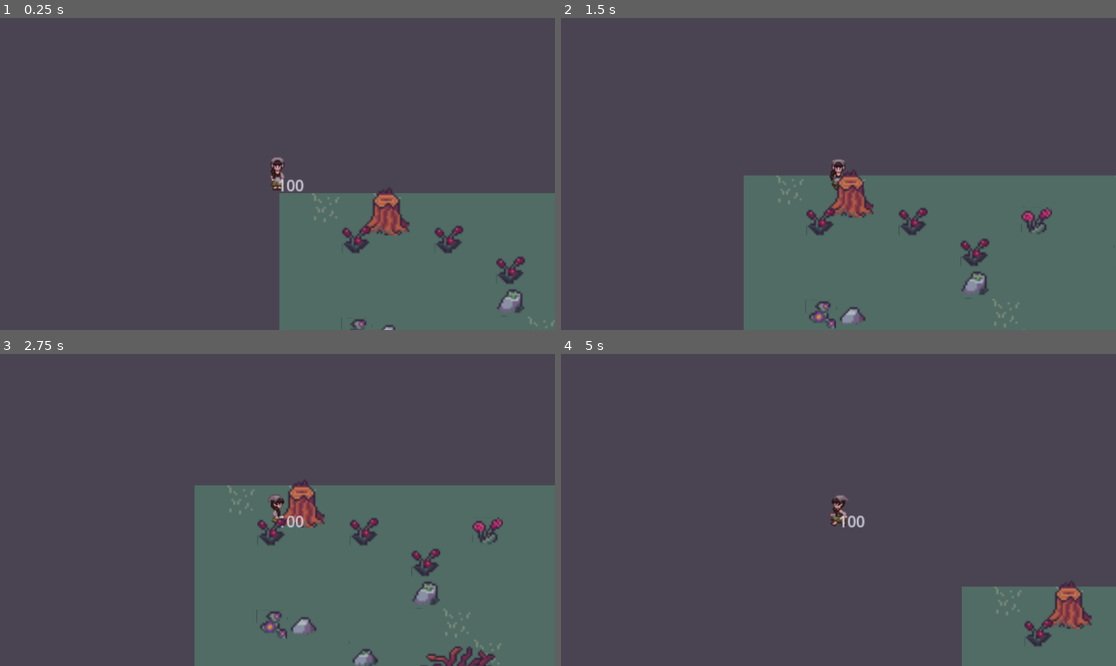
Above: before the commit, frames 1-4 (two rows, left to right).
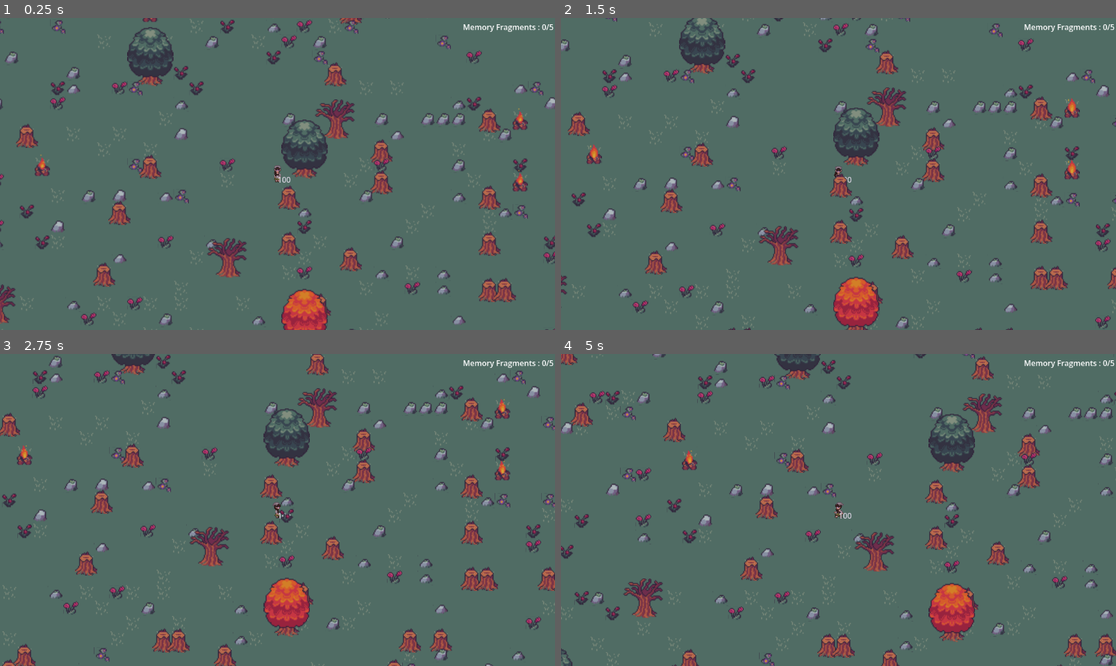
Above: after the commit, the same moments.

Repository: Anishax11/Procedural-World-Generation-Prototype
Game: Godot game, scene res://scenes/world.tscn
Same seed, same stepped clock (60 frames per second), same inputs: the game is played once before the commit and once after it.
Inputs (mouse positions are in pixels of both pictures, inside the frame that each line leads up to):
- Up to frame 1 (0.25 s): no input
- Up to frame 2 (1.5 s): hold D (Right) 0.53-1.28 s; hold F (Base Attack) 0.53-1.28 s; click (838, 174) at 0.67 s; move the mouse to (727, 189) at 1.27 s; hold S (Down) from 1.28 s (still down); tap F (Base Attack) at 1.35 s; click (727, 189) at 1.42 s
- Up to frame 3 (2.75 s): move the mouse to (333, 441) at 2.02 s; release S (Down) at 2.03 s; hold D (Right) from 2.03 s (still down); hold Shift (Shift) from 2.03 s (still down); click (333, 441) at 2.17 s; tap F (Base Attack) at 2.3 s
- Up to frame 4 (5 s): move the mouse to (810, 572) at 2.77 s; release D (Right) at 2.78 s; release Shift (Shift) at 2.78 s; hold Up (Up) 2.78-3.53 s; tap F (Base Attack) at 2.85, 4.55 s; click (810, 572) at 2.92 s; move the mouse to (1005, 556) at 3.52 s; hold F (Base Attack) 3.53-4.28 s; hold A (Left) from 3.53 s (still down); click (1005, 556) at 3.67 s; move the mouse to (672, 463) at 4.27 s; tap Shift (Shift) at 4.35 s; click (672, 463) at 4.42 s

The runs differ from the first frame. In frame 1, 78% of the frame differs, in the area x 0-100%, y 0-100%; in frame 2, 69%; in frame 3, 67%; in frame 4, 91%.

Commit message:
Fix enemy state transition bug

Diff:
--- a/project.godot
+++ b/project.godot
@@ -18,6 +18,10 @@
 run/main_scene="res://scenes/world.tscn"
 config/features=PackedStringArray("4.6", "Forward Plus")
 config/icon="res://icon.svg"
+
+[autoload]
+
+GlobalCanvasLayer="*uid://c7iqwq2gh2scc"
 
 [input]
 
--- /dev/null
+++ b/scenes/canvas_layer.tscn
@@ -0,0 +1,32 @@
+[gd_scene format=3 uid="uid://b2s007r14dj0j"]
+
+[ext_resource type="Script" uid="uid://c7iqwq2gh2scc" path="res://scripts/canvas_layer.gd" id="1_c4rma"]
+
+[node name="CanvasLayer" type="CanvasLayer" unique_id=1141401495]
+script = ExtResource("1_c4rma")
+
+[node name="ColorRect" type="ColorRect" parent="." unique_id=639344462]
+anchors_preset = 15
+anchor_right = 1.0
+anchor_bottom = 1.0
+grow_horizontal = 2
+grow_vertical = 2
+scale = Vector2(1.29523, 1.05288)
+mouse_filter = 2
+color = Color(0.278197, 0.164464, 0.453899, 0.243137)
+
+[node name="MemoryFragments" type="Control" parent="." unique_id=73411730]
+layout_mode = 3
+anchors_preset = 1
+anchor_left = 1.0
+anchor_right = 1.0
+offset_left = -191.0
+offset_top = 7.0
+offset_bottom = 35.0
+grow_horizontal = 0
+
+[node name="MemoryLabel" type="Label" parent="MemoryFragments" unique_id=1290780572]
+layout_mode = 0
+offset_right = 40.0
+offset_bottom = 23.0
+text = "Memory Fragments : 0/5"
--- a/scenes/enemy.tscn
+++ b/scenes/enemy.tscn
@@ -106,7 +106,6 @@
 
 [node name="AnimatedSprite2D" type="AnimatedSprite2D" parent="." unique_id=1371255864]
 sprite_frames = SubResource("SpriteFrames_md484")
-animation = &"pushed"
 autoplay = "default"
 
 [node name="CollisionShape2D" type="CollisionShape2D" parent="." unique_id=1434268243]
@@ -133,5 +132,3 @@
 
 [node name="Range" type="CollisionShape2D" parent="EnemyStateMachine" unique_id=156491729]
 shape = SubResource("CircleShape2D_c4w8v")
-
-[connection signal="input_event" from="HitBoxComponent" to="." method="_on_hit_box_component_input_event"]
--- /dev/null
+++ b/scenes/memory_fragment.tscn
@@ -0,0 +1,49 @@
+[gd_scene format=3 uid="uid://c3hyvh3gm8dmr"]
+
+[ext_resource type="Script" uid="uid://b3d3k5puhwd30" path="res://scripts/memory_fragment.gd" id="1_id57q"]
+[ext_resource type="Texture2D" uid="uid://wvsc1bav70r4" path="res://sprites/RPG Maker MV and MZ/!$Fire and Water.png" id="2_qyr3t"]
+
+[sub_resource type="AtlasTexture" id="AtlasTexture_82mqf"]
+atlas = ExtResource("2_qyr3t")
+region = Rect2(48, 96, 48, 96)
+
+[sub_resource type="AtlasTexture" id="AtlasTexture_w5162"]
+atlas = ExtResource("2_qyr3t")
+region = Rect2(192, 96, 48, 96)
+
+[sub_resource type="AtlasTexture" id="AtlasTexture_m7hr6"]
+atlas = ExtResource("2_qyr3t")
+region = Rect2(336, 96, 48, 96)
+
+[sub_resource type="SpriteFrames" id="SpriteFrames_giu35"]
+animations = [{
+"frames": [{
+"duration": 1.0,
+"texture": SubResource("AtlasTexture_82mqf")
+}, {
+"duration": 1.0,
+"texture": SubResource("AtlasTexture_w5162")
+}, {
+"duration": 1.0,
+"texture": SubResource("AtlasTexture_m7hr6")
+}],
+"loop": true,
+"name": &"default",
+"speed": 5.0
+}]
+
+[sub_resource type="CapsuleShape2D" id="CapsuleShape2D_4jruc"]
+
+[node name="MemoryFragment" type="Area2D" unique_id=98576464]
+script = ExtResource("1_id57q")
+
+[node name="AnimatedSprite2D" type="AnimatedSprite2D" parent="." unique_id=1580197563]
+sprite_frames = SubResource("SpriteFrames_giu35")
+autoplay = "default"
+frame_progress = 0.15092227
+
+[node name="CollisionShape2D" type="CollisionShape2D" parent="." unique_id=980952136]
+position = Vector2(0, 17)
+shape = SubResource("CapsuleShape2D_4jruc")
+
+[connection signal="body_entered" from="." to="." method="_on_body_entered"]
--- a/scenes/player.tscn
+++ b/scenes/player.tscn
@@ -3,6 +3,7 @@
 [ext_resource type="Script" uid="uid://ddwnyhge1jsx3" path="res://scripts/player.gd" id="1_h6082"]
 [ext_resource type="Texture2D" uid="uid://b5mqdlrh2vga4" path="res://sprites/MemaoCharacterFantasySpritePack/001.png" id="1_xo3ly"]
 [ext_resource type="PackedScene" uid="uid://dqthdfcpxpow3" path="res://scenes/health_box_component.tscn" id="3_dqkch"]
+[ext_resource type="PackedScene" uid="uid://b2s007r14dj0j" path="res://scenes/canvas_layer.tscn" id="3_qlg0r"]
 [ext_resource type="PackedScene" uid="uid://cr61hhetsnfdv" path="res://scenes/hit_box_component.tscn" id="4_qlg0r"]
 
 [sub_resource type="AtlasTexture" id="AtlasTexture_rsal7"]
@@ -432,19 +433,9 @@
 shape = SubResource("CapsuleShape2D_j8mtk")
 
 [node name="Camera2D" type="Camera2D" parent="." unique_id=2128112591]
-zoom = Vector2(4, 4)
-
-[node name="CanvasLayer" type="CanvasLayer" parent="." unique_id=1971095028]
-
-[node name="ColorRect" type="ColorRect" parent="CanvasLayer" unique_id=530366787]
-anchors_preset = 15
-anchor_right = 1.0
-anchor_bottom = 1.0
-grow_horizontal = 2
-grow_vertical = 2
-scale = Vector2(1.29523, 1.05288)
-mouse_filter = 2
-color = Color(0.278197, 0.164464, 0.453899, 0.243137)
+zoom = Vector2(2, 2)
+
+[node name="CanvasLayer" parent="." unique_id=1141401495 instance=ExtResource("3_qlg0r")]
 
 [node name="HealthBoxComponent" parent="." unique_id=757536793 node_paths=PackedStringArray("healthbar") instance=ExtResource("3_dqkch")]
 healthbar = NodePath("Label")
--- a/scenes/world.tscn
+++ b/scenes/world.tscn
@@ -7,7 +7,7 @@
 [ext_resource type="Texture2D" uid="uid://crvw1klgp6bq1" path="res://sprites/Grass.png" id="4_wm4c0"]
 [ext_resource type="Texture2D" uid="uid://ddubghrmtpx0v" path="res://sprites/WaterTilesets.png" id="5_vcepr"]
 [ext_resource type="Script" uid="uid://bwdo01litjbmp" path="res://scripts/greenery.gd" id="7_h1eua"]
-[ext_resource type="PackedScene" uid="uid://ddjijj7jpne32" path="res://scenes/enemy.tscn" id="8_7r4gi"]
+[ext_resource type="PackedScene" uid="uid://c3hyvh3gm8dmr" path="res://scenes/memory_fragment.tscn" id="9_7r4gi"]
 
 [sub_resource type="TileSetAtlasSource" id="TileSetAtlasSource_6mu14"]
 texture = ExtResource("2_1jy0w")
@@ -367,16 +367,18 @@
 tile_set = SubResource("TileSet_oh2ko")
 
 [node name="Player" parent="." unique_id=1303849976 instance=ExtResource("3_ki41a")]
-position = Vector2(-1, -10)
+position = Vector2(684, 353)
 
 [node name="Greenery" type="Node2D" parent="." unique_id=328419711]
 y_sort_enabled = true
 script = ExtResource("7_h1eua")
 
-[node name="Enemy" parent="." unique_id=713136746 instance=ExtResource("8_7r4gi")]
-position = Vector2(155, 124)
-
 [node name="NavigationRegion2D" type="NavigationRegion2D" parent="." unique_id=1912358369]
 navigation_polygon = SubResource("NavigationPolygon_4mrxx")
 
+[node name="MemoryFragment" parent="." unique_id=98576464 instance=ExtResource("9_7r4gi")]
+z_index = 4
+position = Vector2(32, 67)
+scale = Vector2(3, 3)
+
 [connection signal="child_entered_tree" from="Greenery" to="." method="_on_greenery_child_entered_tree"]
--- /dev/null
+++ b/scripts/canvas_layer.gd
@@ -0,0 +1,20 @@
+extends CanvasLayer
+
+var memory_fragments_acquired = 0
+var total_memory_fragments = 5
+var memory_fragment_position : Vector2
+var distance_to_memory_fragment
+var player
+@onready var memory_label: Label = $MemoryFragments/MemoryLabel
+
+# Called when the node enters the scene tree for the first time.
+func _ready() -> void:
+	while(player == null):
+		player = get_tree().current_scene.find_child("Player")
+
+
+
+# Called every frame. 'delta' is the elapsed time since the previous frame.
+#func _process(delta: float) -> void:
+	#distance_to_memory_fragment = player.global_position.distance_to(memory_fragment_position)
+	#print("Dist to mem : ",distance_to_memory_fragment)
--- a/scripts/enemy.gd
+++ b/scripts/enemy.gd
@@ -13,20 +13,18 @@
 var combat_manager
 var player_hitbox
 var attack_interval = 0.0
-var resolve_collision_time = 50.0
+
 
 func _ready():
 	player_hitbox = player.get_node("HitBoxComponent")
 	state_machine = get_node("EnemyStateMachine")
 
 func patrol():
-	#print("Patrol")
+	print("Patrol")
 	if wait_time<=0:
 
 		direction = Vector2(randi_range(-1,1),randi_range(-1,1))
-		if prev_state == state_machine.States.chase:
-			state_machine.state = state_machine.States.chase
-		wait_time = 1.0
+		wait_time = 3.0
 	if get_slide_collision_count() > 0:
 		var collision = get_slide_collision(0)
 		var normal = collision.get_normal()
@@ -39,16 +37,17 @@
 
 
 func chase():
-	#print("Chase")
+	print("Chase :", self.name)
 	prev_state = state_machine.States.chase
+
 	if get_slide_collision_count() > 0:
 		var collision = get_slide_collision(0)
 		if collision.get_collider().name =="Player":
 			attack()
 		else:
-			state_machine.state = state_machine.States.patrol
-			#var normal = collision.get_normal()
-			#resolve_collision(normal)
+			#state_machine.state = state_machine.States.patrol
+			var normal = collision.get_normal()
+			resolve_collision(normal)
 
 	var next_pos  = navigation_agent_2d.get_next_path_position()
 	direction  = (next_pos - global_position).normalized()
@@ -58,15 +57,12 @@
 
 func resolve_collision(normal):
 	direction = direction.bounce(normal)
-	while(resolve_collision_time>0):
-		velocity = direction * speed
-		move_and_slide()
-		resolve_collision_time-=1
-	resolve_collision_time = 25
+	state_machine.resolve_collision_time = 2.0
+
 
 
 func combat():
-	print("CombatWD")
+	print("CombatWD :",self.name)
 	direction = Vector2.ZERO
 	velocity = Vector2.ZERO
 	attack()
--- a/scripts/enemy_state_machine.gd
+++ b/scripts/enemy_state_machine.gd
@@ -5,7 +5,7 @@
 var parent
 enum States {patrol,chase,combat}
 var state = States.patrol
-# Called when the node enters the scene tree for the first time.
+var resolve_collision_time = 0.0# Called when the node enters the scene tree for the first time.
 func _ready() -> void:
 	while(parent == null):
 		parent = get_parent()
@@ -16,15 +16,19 @@
 
 # Called every frame. 'delta' is the elapsed time since the previous frame.
 func _process(delta: float) -> void:
-	if get_parent().stunned:
+	if resolve_collision_time > 0:
+		parent.velocity = parent.direction * parent.speed
+		parent.move_and_slide()
+		resolve_collision_time-=delta
 		return
+
 	distance_to_player=parent.position.distance_to(player.position)
 	if state == States.patrol:
 		parent.patrol()
 	elif state == States.chase:
 		parent.navigation_agent_2d.target_position = player.global_position
 		if distance_to_player <=5:
-			print("Switch tocombat")
+			print("Switch to combat")
 			state = States.combat
 		parent.chase()
 	elif state == States.combat:
@@ -40,6 +44,7 @@
 		state = States.chase
 
 
-func _on_body_exited(body: Node2D) -> void:
+func _on_body_exited(body: CharacterBody2D) -> void:
 	if body.name =="Player":
+		print("Back to patrol :",parent.name)
 		state = States.patrol
--- a/scripts/hit_box_component.gd
+++ b/scripts/hit_box_component.gd
@@ -24,15 +24,9 @@
 
 	get_parent().move_and_slide()
 
-func _on_input_event(viewport: Node, event: InputEvent, shape_idx: int) -> void:
-	if event is InputEventMouseButton and event.button_index == MOUSE_BUTTON_LEFT and event.pressed:
-		if player.state == player.States.combat and healthbox!=null:
-			print("Enemy selected")
-			player.enemy_under_attack = self
 
-#func _on_body_entered(body: Node2D) -> void:
-	#if healthbox!=null:
-		#take_damage(damage)
+
+
 
 func take_damage(damage):
 
--- /dev/null
+++ b/scripts/memory_fragment.gd
@@ -0,0 +1,22 @@
+extends Area2D
+
+var memory_label
+# Called when the node enters the scene tree for the first time.
+func _ready() -> void:
+	global_position = Vector2(randi_range(500,2250),randi_range(500,1500))
+	GlobalCanvasLayer.memory_fragment_position = global_position
+	memory_label = get_tree().current_scene.find_child("MemoryLabel")
+
+
+# Called every frame. 'delta' is the elapsed time since the previous frame.
+#func _process(delta: float) -> void:
+	#pass
+
+
+func _on_body_entered(body: Node2D) -> void:
+	if body.name == "Player":
+		print("Memory acquired")
+		GlobalCanvasLayer.memory_fragments_acquired+=1
+		memory_label.text = "Memory Fragments : " + str(GlobalCanvasLayer.memory_fragments_acquired) +"/" +str(GlobalCanvasLayer.total_memory_fragments)
+		#GlobalCanvasLayer.update_memory_fragments()
+		queue_free()
--- a/scripts/player.gd
+++ b/scripts/player.gd
@@ -91,10 +91,10 @@
 		animated_sprite_2d.play("left_base_attack")
 
 	for enemy in enemies_in_range:
-		print("Player dire : ",last_dir)
-		print("Enemy pos : ",enemy.global_position)
+		#print("Player dire : ",last_dir)
+		#print("Enemy pos : ",enemy.global_position)
 		if (last_dir.x >0 and enemy.global_position.x>=global_position.x) or (last_dir.x<0 and enemy.global_position.x<=global_position.x) or (last_dir.y<0 and enemy.global_position.y<=global_position.y) or (last_dir.y>0 and enemy.global_position.y>=global_position.y) :
-			print("enemy : ",enemy.name)
+			#print("enemy : ",enemy.name)
 			enemy.take_damage(base_attack_damage)
 
 
@@ -108,8 +108,8 @@
 
 func _on_range_area_entered(area: Area2D) -> void:
 
-	if area is HitBoxComponent and !area.get_parent()==self  and !enemies_in_range.has(area):
-		print("Range enetered : ", area.get_parent().name)
+	if area is HitBoxComponent and area.get_parent()!=self  and !enemies_in_range.has(area):
+		#print("Range enetered : ", area.get_parent().get_path())
 		enemies_in_range.append(area)
 
 
--- a/scripts/world.gd
+++ b/scripts/world.gd
@@ -16,6 +16,7 @@
 var forest_grass
 var forest_shiny_grass
 var color_rect
+
 var worlds ={
 	"forest" = {
 	"layer0" : {"source" : 0, "cord" : Vector2i(8,1)},
Not shown, added: scripts/canvas_layer.gd.uid
Not shown, added: scripts/memory_fragment.gd.uid
